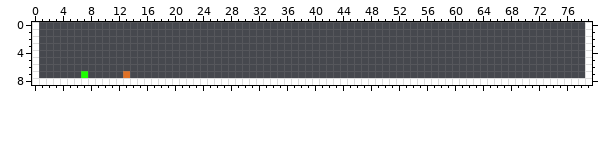
Pixel-art file: src/rsc/Mapa medonho.aseprite. The first picture shows the starting point.
80x9 pixels, 1 frame.
The same view after the edit:
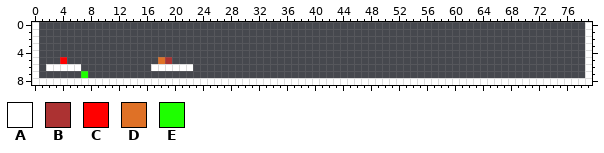
Palette (. is transparent): A #ffffff  B #ac3232  C #ff0000  D #df7126  E #1eff00
Diff:
y 5: x 4 . -> C; x 18..19 .. -> DB
y 6: x 2..6 ..... -> AAAAA; x 17..22 ...... -> AAAAAA
y 7: x 13 D -> .
